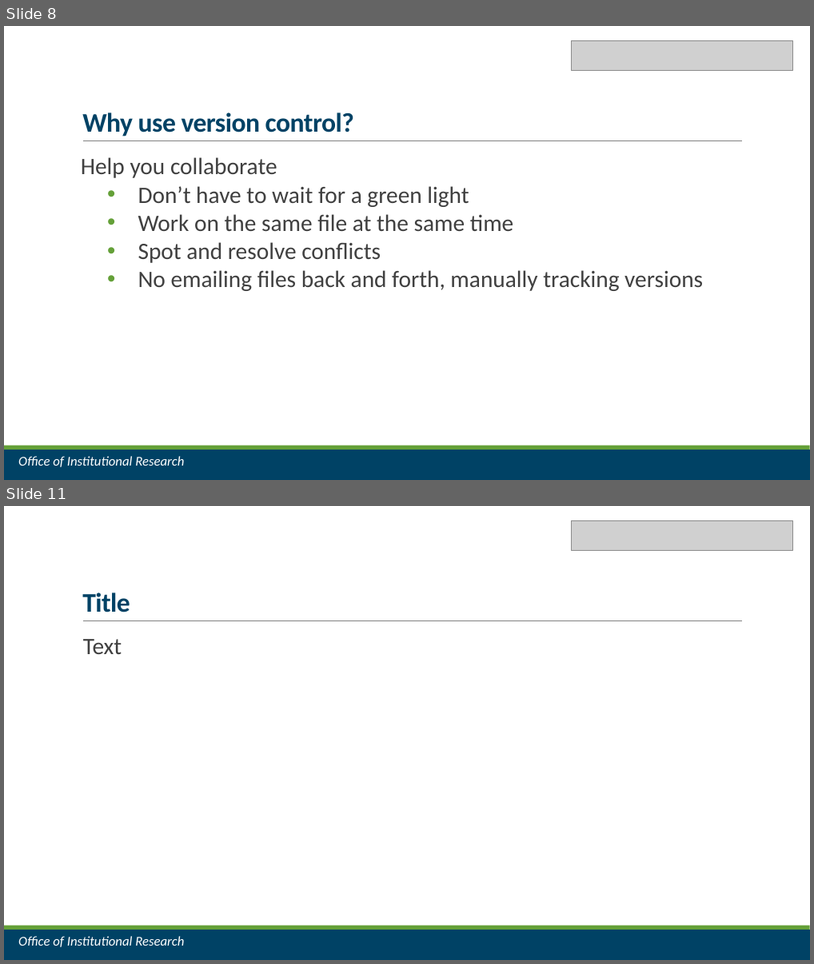
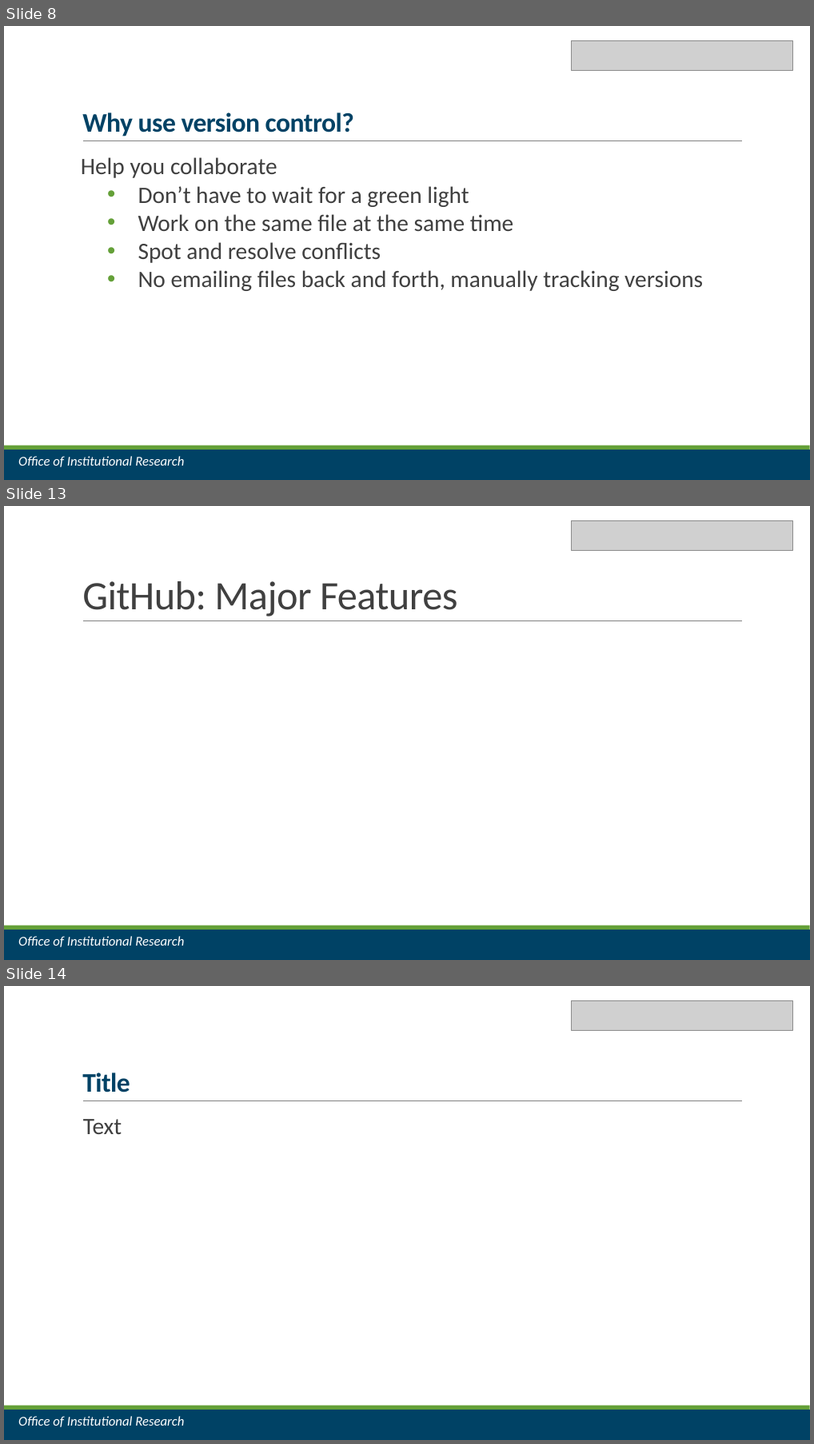
Before and after one commit to jrf1111/Do-You-Git-It-Now, a slide deck: Do You Git It Now.pptx. Shown one above the other, each under a label of ours: slides 8 and 11 before the commit, slides 8, 13 and 14 after it; the slides between them are not shown. The pictures are 814x964 and 814x1444 pixels, drawn with LibreOffice and Linux fonts; fonts in the diff are those of the drawing; grey boxes stand for pictures. Boxes give left, top, right and bottom in pixels: in the first picture for what was removed or moved away, otherwise in the second. Text is boxed around its words. In the diff, an @@ line names an element or a change of style, - is before the commit and + after.

```diff
--- a/Do You Git It Now.pptx
+++ b/Do You Git It Now.pptx
@@ slide 13 added at (4,506,810,960), background #FFFFFF; not listed: 3 template elements that a slide beside it also shows @@
@@ picture added at (572,520,794,550) @@
@@ title added at (82,581,458,616), 48 pt, text #404040 @@
+GitHub: Major Features
@@ text added at (18,936,184,947), 16 pt, text #FFFFFF, italic @@
+Office of Institutional Research
@@ what was slide 11 is now slide 14 @@
```
Also in this commit, not shown: 2 slides changed, 2 other slides added.
